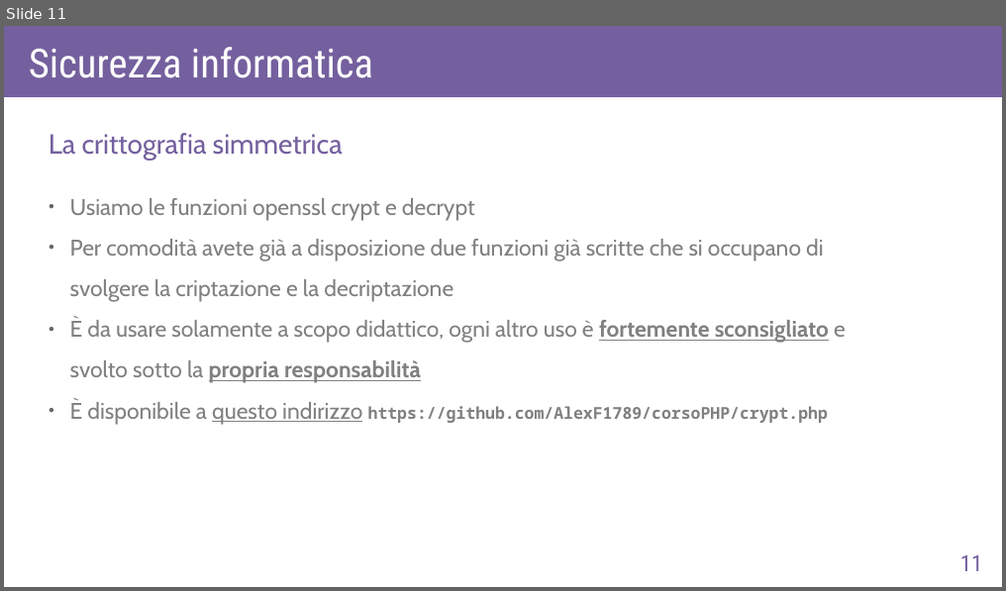
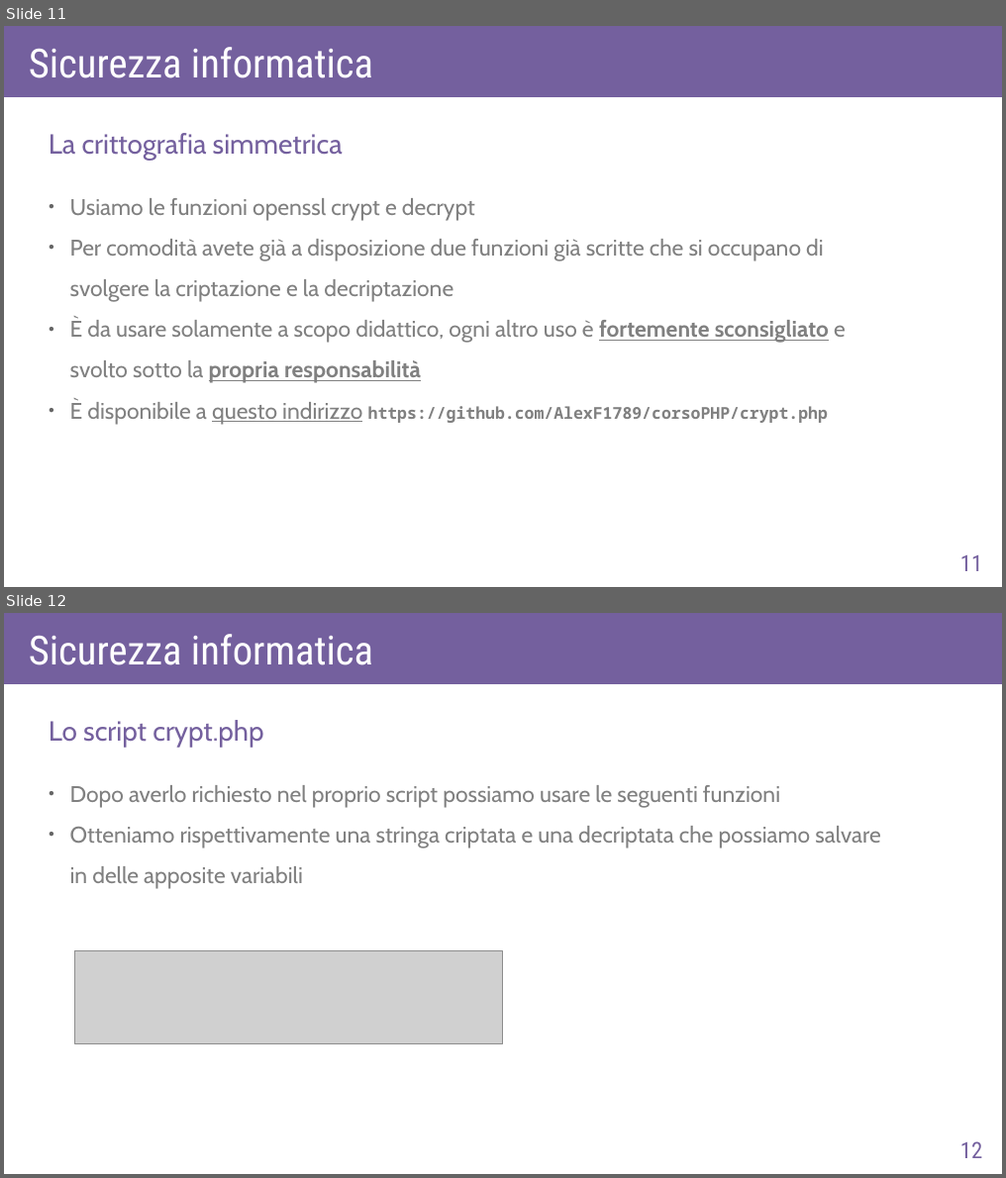
Before and after one commit to AlexF1789/corsoPHP, a slide deck: slide_odp/lez8.odp. Shown one above the other, each under a label of ours: slide 11 before the commit, slides 11 and 12 after it. The pictures are 1006x591 and 1006x1178 pixels, drawn with LibreOffice and Linux fonts; fonts in the diff are those of the drawing; grey boxes stand for pictures. Boxes give left, top, right and bottom in pixels: in the first picture for what was removed or moved away, otherwise in the second. Text is boxed around its words. In the diff, an @@ line names an element or a change of style, - is before the commit and + after.

```diff
--- a/slide_odp/lez8.odp
+++ b/slide_odp/lez8.odp
@@ slide 12 added at box(4, 613, 1002, 1174), background #FFFFFF @@
@@ rectangle added at box(4, 613, 1002, 684), fill #74609E @@
@@ text added at box(29, 634, 373, 665), 32 pt, text #FFFFFF @@
+Sicurezza informatica
@@ text added at box(49, 720, 263, 747), 22 pt, text #74609E @@
+Lo script crypt.php
@@ text added at box(70, 785, 880, 889), 18 pt, text #808080 @@
+● Dopo averlo richiesto nel proprio script possiamo usare le seguenti funzioni
+● Otteniamo rispettivamente una stringa criptata e una decriptata che possiamo salvare
+  in delle apposite variabili
@@ picture added at box(75, 952, 503, 1044) @@
@@ page number added at box(960, 1142, 983, 1158), 18 pt, text #74609E @@
+12
```
Also in this commit, not shown: 1 slide changed, 2 other files.
